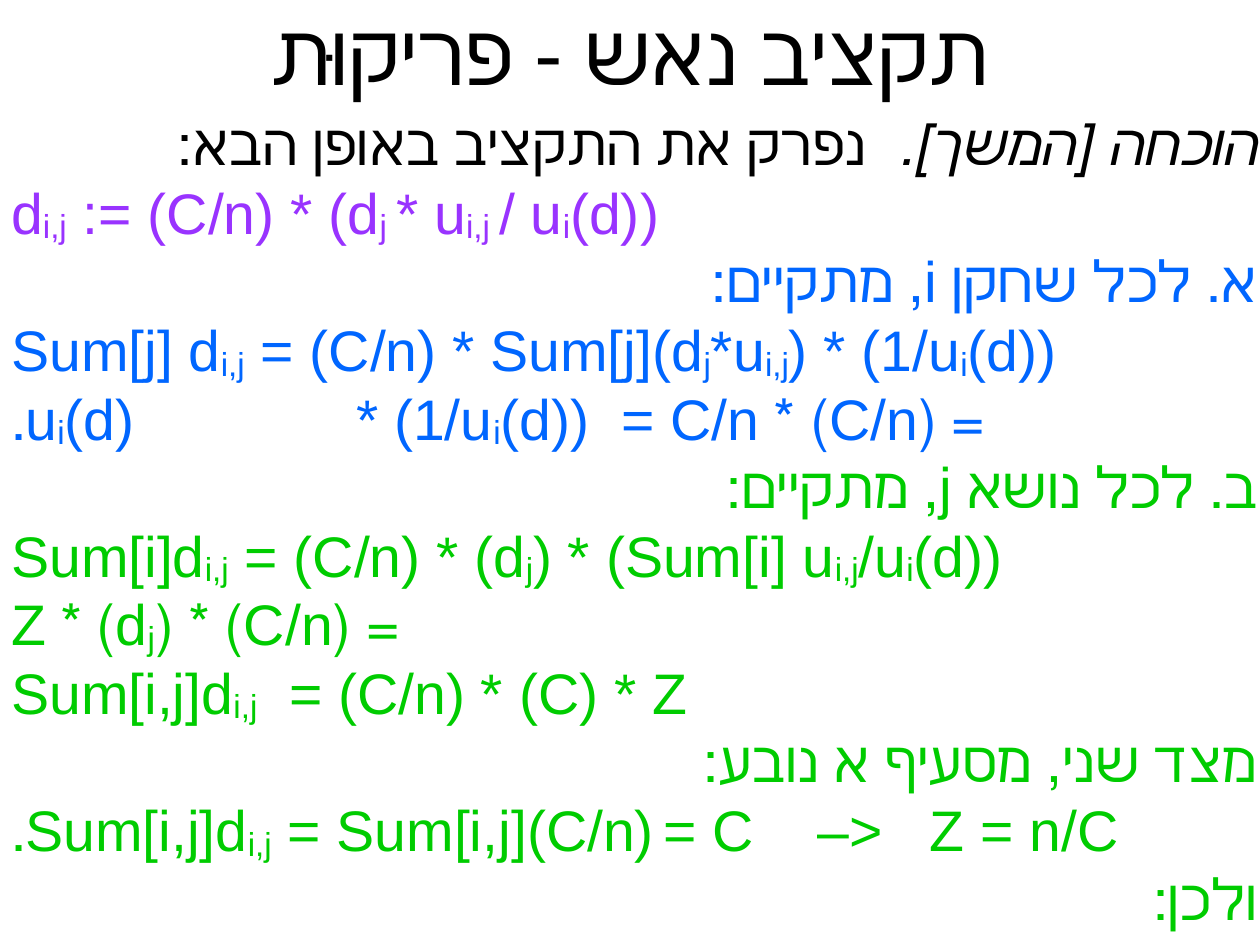
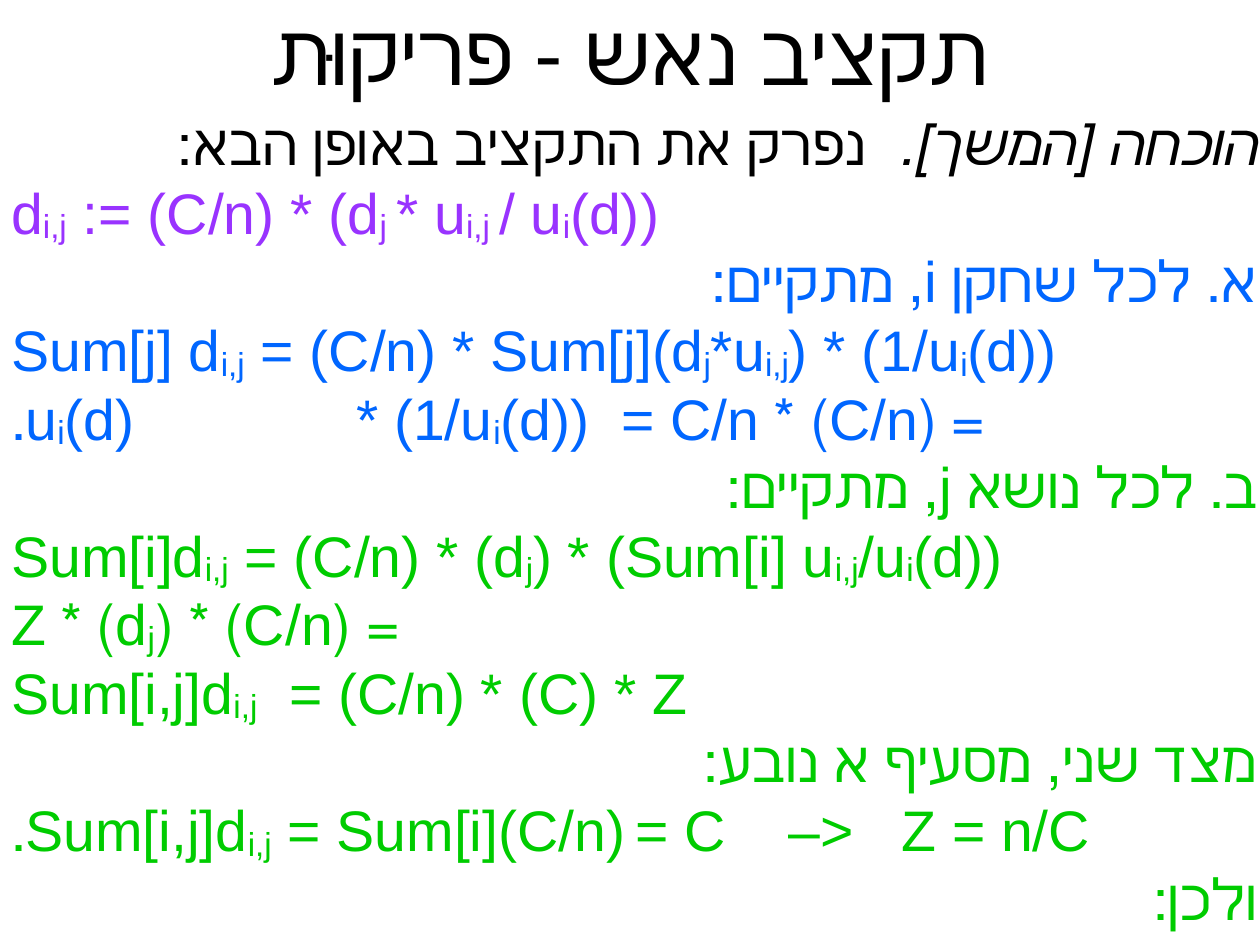
Before and after one commit to erelsgl-at-ariel/algorithms-5783, a slide deck: slide 12 of 08-participatory-budgeting/slides-1-fractional-budgeting.odp. Drawn at 1260x945 pixels with LibreOffice and Linux fonts; fonts in the diff are those of the drawing. Boxes give left, top, right and bottom in pixels: in the first picture for what was removed or moved away, otherwise in the second. Text is boxed around its words. In the diff, an @@ line names an element or a change of style, - is before the commit and + after.

```diff
--- a/08-participatory-budgeting/slides-1-fractional-budgeting.odp
+++ b/08-participatory-budgeting/slides-1-fractional-budgeting.odp
@@ text at bbox=[26, 809, 1090, 862]: text changed @@
-Sum[i,j]di,j = Sum[i,j](C/n) = C –> Z = n/C.
+Sum[i,j]di,j = Sum[i](C/n) = C –> Z = n/C.
```
Also in this commit, not shown: 13 other files.
